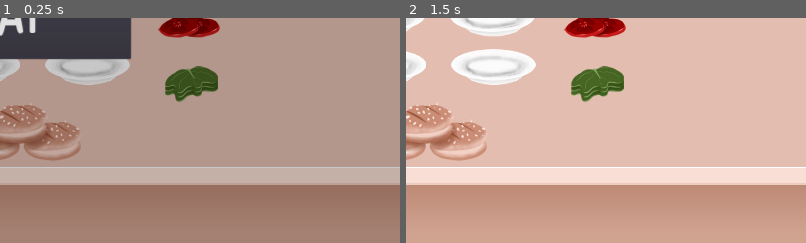
Above: before the commit, frames 1-2 (left to right).
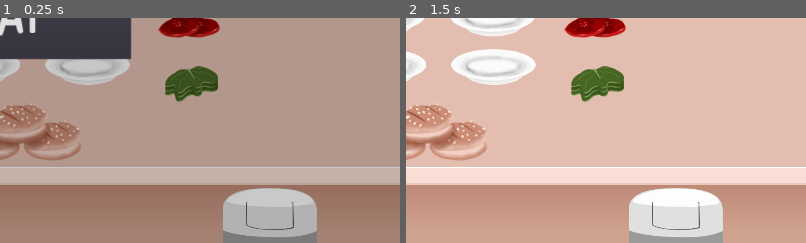
Above: after the commit, the same moments.

Repository: samuelpedrajas/MyVeganRestaurant
Game: Godot game, scene res://Scenes/Kitchen.tscn
Two runs of this game, one before a commit and one after it. Both use one fixed random seed, a clock stepped at 60 frames per second and the inputs below.
Inputs (mouse positions are % of the whole screen's width and height, from its top left):
- Up to frame 1 (0.25 s): no input
- Up to frame 2 (1.5 s): click "PLAY" at 0.5 s; tap Enter at 1.25 s; move the mouse to (31, 76) at 1.27 s; click (31, 76) at 1.42 s
The pictures show only the part of the screen within x 50-100%, y 50-100%; the shares and areas given below are measured in that part.

The runs differ from the first frame. In frame 1, 5.4% of the frame differs, in the area x 55-80%, y 75-100%; in frame 2, 5.4%.

Commit message:
bin added

Diff:
--- /dev/null
+++ b/Scenes/Bin.tscn
@@ -0,0 +1,47 @@
+[gd_scene load_steps=5 format=2]
+
+[ext_resource path="res://Images/Kitchen/BasuraAbierta.png" type="Texture" id=1]
+[ext_resource path="res://Images/Kitchen/BasuraCerrada.png" type="Texture" id=2]
+[ext_resource path="res://Scripts/Bin.gd" type="Script" id=3]
+
+[sub_resource type="Animation" id=1]
+resource_name = "throw"
+length = 0.2
+tracks/0/type = "value"
+tracks/0/path = NodePath("Opened:visible")
+tracks/0/interp = 1
+tracks/0/loop_wrap = true
+tracks/0/imported = false
+tracks/0/enabled = true
+tracks/0/keys = {
+"times": PoolRealArray( 0, 0.2 ),
+"transitions": PoolRealArray( 1, 1 ),
+"update": 1,
+"values": [ true, false ]
+}
+tracks/1/type = "value"
+tracks/1/path = NodePath("Closed:visible")
+tracks/1/interp = 1
+tracks/1/loop_wrap = true
+tracks/1/imported = false
+tracks/1/enabled = true
+tracks/1/keys = {
+"times": PoolRealArray( 0, 0.2 ),
+"transitions": PoolRealArray( 1, 1 ),
+"update": 1,
+"values": [ false, true ]
+}
+
+[node name="Bin" type="Node2D"]
+script = ExtResource( 3 )
+
+[node name="Opened" type="Sprite" parent="."]
+visible = false
+texture = ExtResource( 1 )
+
+[node name="Closed" type="Sprite" parent="."]
+position = Vector2( 0, 15.5 )
+texture = ExtResource( 2 )
+
+[node name="AnimationPlayer" type="AnimationPlayer" parent="."]
+anims/throw = SubResource( 1 )
--- a/Scenes/Ingredients/Burger.tscn
+++ b/Scenes/Ingredients/Burger.tscn
@@ -8,6 +8,7 @@
 
 [node name="Burger" type="Node2D"]
 script = ExtResource( 1 )
+discard_price = 20
 
 [node name="RawBurger" type="Sprite" parent="."]
 texture = ExtResource( 2 )
--- a/Scenes/Kitchen.tscn
+++ b/Scenes/Kitchen.tscn
@@ -16,6 +16,7 @@
 [ext_resource path="res://Scenes/Dishes/FastFood/CompleteBurger.tscn" type="PackedScene" id=14]
 [ext_resource path="res://Scenes/Dishes/FastFood/SimpleBurger.tscn" type="PackedScene" id=15]
 [ext_resource path="res://Scenes/Plate.tscn" type="PackedScene" id=16]
+[ext_resource path="res://Scenes/Bin.tscn" type="PackedScene" id=17]
 
 [node name="Kitchen" type="Node2D"]
 script = ExtResource( 3 )
@@ -82,6 +83,9 @@
 position = Vector2( 209.763, -130.353 )
 order = 3
 
+[node name="Bin" parent="." instance=ExtResource( 17 )]
+position = Vector2( 1607.15, 998.46 )
+
 [node name="HUD" parent="." instance=ExtResource( 2 )]
 margin_right = 1920.0
 margin_bottom = 1080.0
--- /dev/null
+++ b/Scripts/Bin.gd
@@ -0,0 +1,6 @@
+extends Node2D
+
+
+func throw_item(item):
+	$AnimationPlayer.play("throw")
+	item.queue_free()
--- a/Scripts/Ingredient.gd
+++ b/Scripts/Ingredient.gd
@@ -2,6 +2,8 @@
 
 
 var level = 0
+
+export(int) var discard_price = 0
 
 
 func get_reference():
--- a/Scripts/Kitchen.gd
+++ b/Scripts/Kitchen.gd
@@ -53,6 +53,10 @@
 		send_to_plate(item, origin)
 	elif destination_name == "Platform":
 		print("Platforms not implemented yet")
+	elif destination_name == "Bin":
+		print("TODO: lose %s points" % item.discard_price)
+		origin.drop_item()
+		$Bin.throw_item(item)
 	else:
 		send_to_destination(item, origin)
 
Not shown: 1 places in Scenes/Kitchen.tscn that only renumber resources
